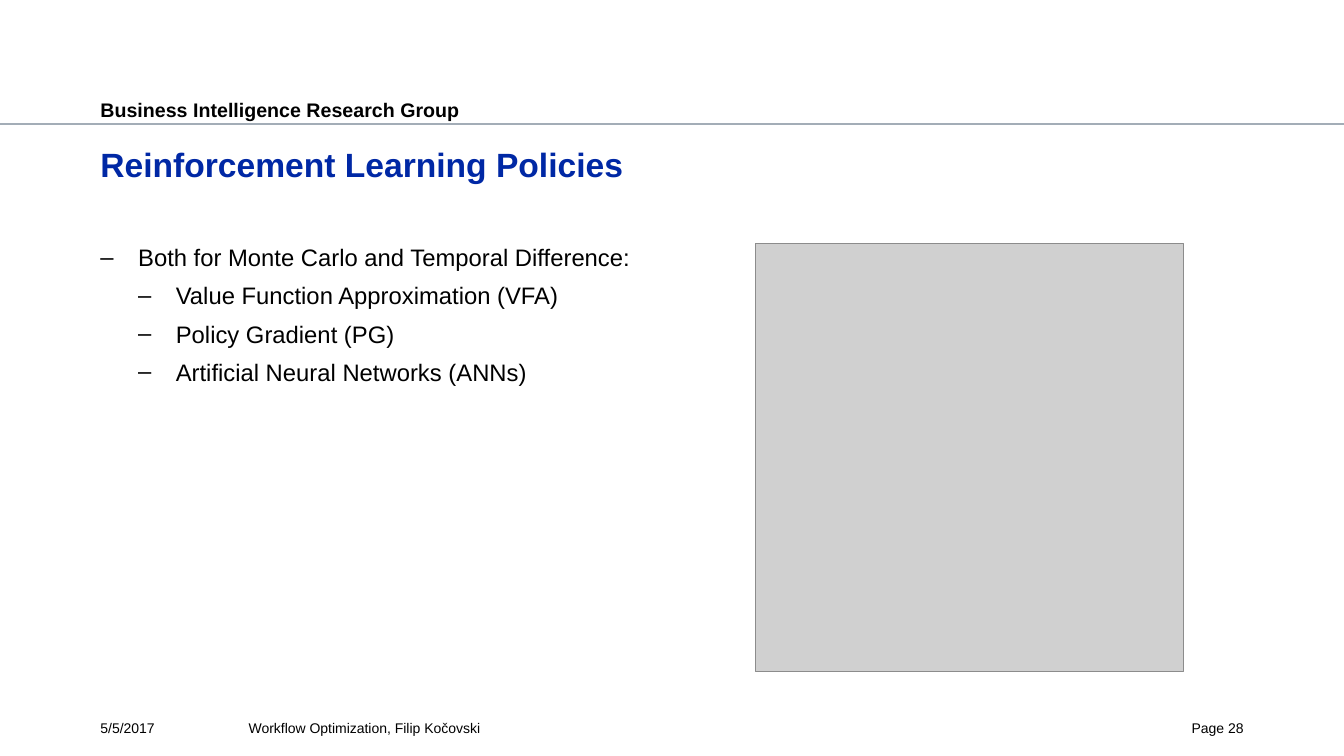
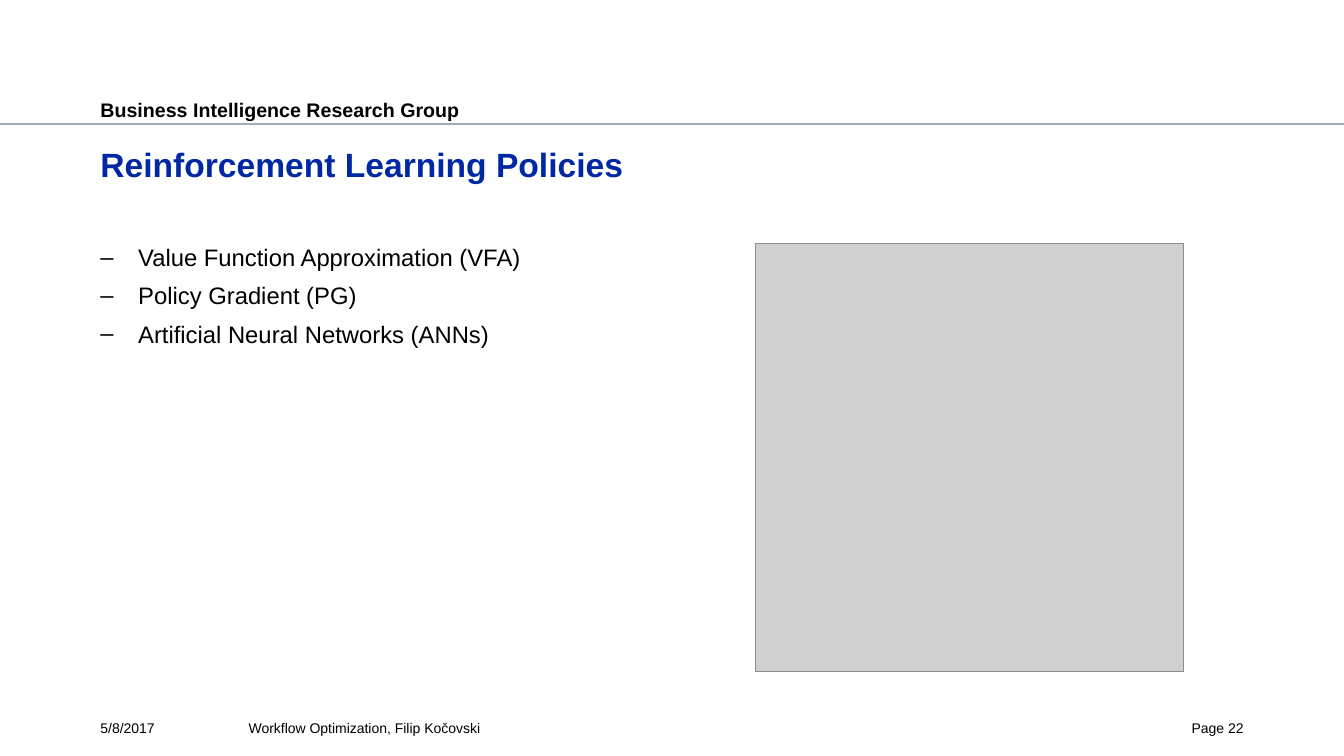
Before and after one commit to fkocovski/mt_presentation, a slide deck: slide 22 of Workflow Optimization.pptx (slide 28 before the commit). Drawn at 1344x756 pixels with LibreOffice and Linux fonts; fonts in the diff are those of the drawing; grey boxes stand for pictures; background and template pictures are left out. Boxes give left, top, right and bottom in pixels: in the first picture for what was removed or moved away, otherwise in the second. Text is boxed around its words. In the diff, an @@ line names an element or a change of style, - is before the commit and + after.

Commit message:
fixes

```diff
--- a/Workflow Optimization.pptx
+++ b/Workflow Optimization.pptx
@@ text "Value Function Approximation (VFA)" at (138,248,520,348): list level 2 to 1 in "Value Function Approximation (VFA)"; list level 2 to 1 in "Policy Gradient (PG)"; list level 2 to 1 in "Artificial Neural Networks (ANNs)" @@
@@ text at (138,248,630,271): paragraph removed @@
-– Both for Monte Carlo and Temporal Difference:
@@ text at (100,723,154,733): text changed @@
-5/5/2017
+5/8/2017
@@ page number at (1192,723,1244,736): text changed @@
-Page 28
+Page 22
```
Also in this commit, not shown: 31 other slides changed, 13 slides removed.
